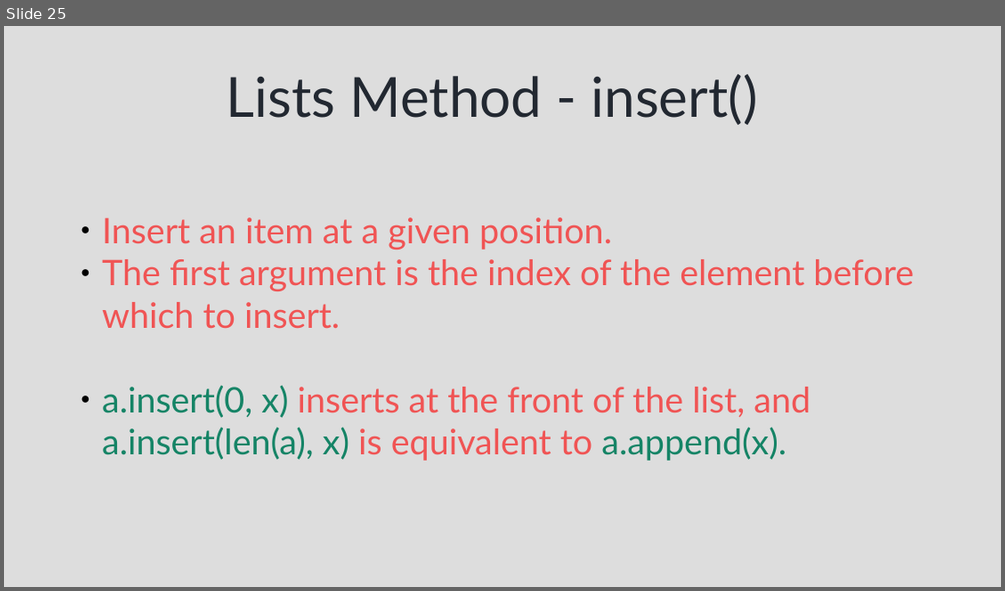
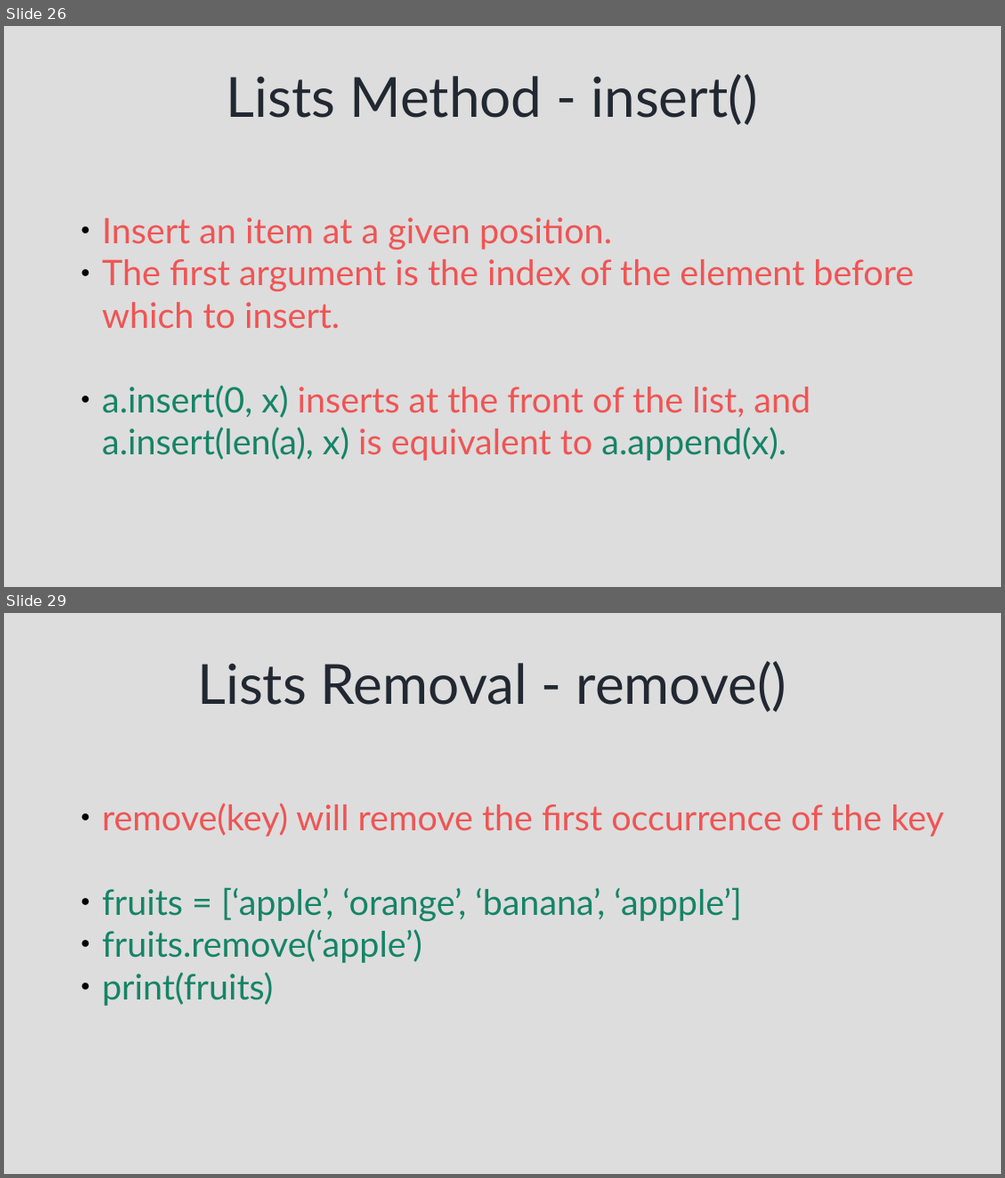
Before and after one commit to syedjafer/learnpythonwithus, a slide deck: session_8_ds_lists.odp. Shown one above the other, each under a label of ours: slide 25 before the commit, slides 26 and 29 after it; the slides between them are not shown. The pictures are 1005x591 and 1005x1178 pixels, drawn with LibreOffice and Linux fonts; fonts in the diff are those of the drawing. Boxes give left, top, right and bottom in pixels: in the first picture for what was removed or moved away, otherwise in the second. Text is boxed around its words. In the diff, an @@ line names an element or a change of style, - is before the commit and + after.

```diff
--- a/session_8_ds_lists.odp
+++ b/session_8_ds_lists.odp
@@ slide 29 added at [4, 613, 1001, 1174], background #DDDDDD @@
@@ title added at [197, 661, 787, 712], 44 pt, text #222831 @@
+Lists Removal - remove()
@@ text added at [102, 803, 944, 1005], 28 pt, text #158466 @@
+● remove(key) will remove the first occurrence of the key
+● fruits = [‘apple’, ‘orange’, ‘banana’, ‘appple’]
+● fruits.remove(‘apple’)
+● print(fruits)
@@ what was slide 25 is now slide 26 @@
```
Also in this commit, not shown: 3 slides changed, 9 other slides added, 6 other files.
